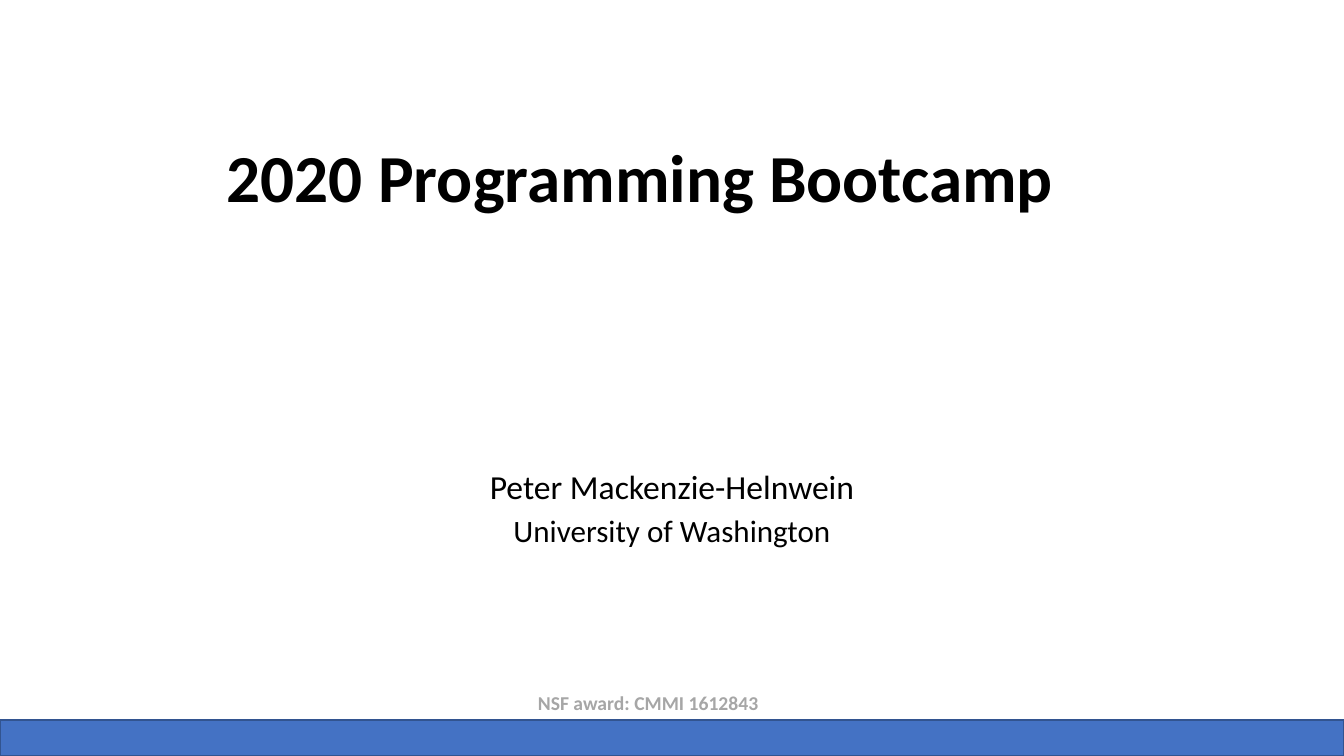
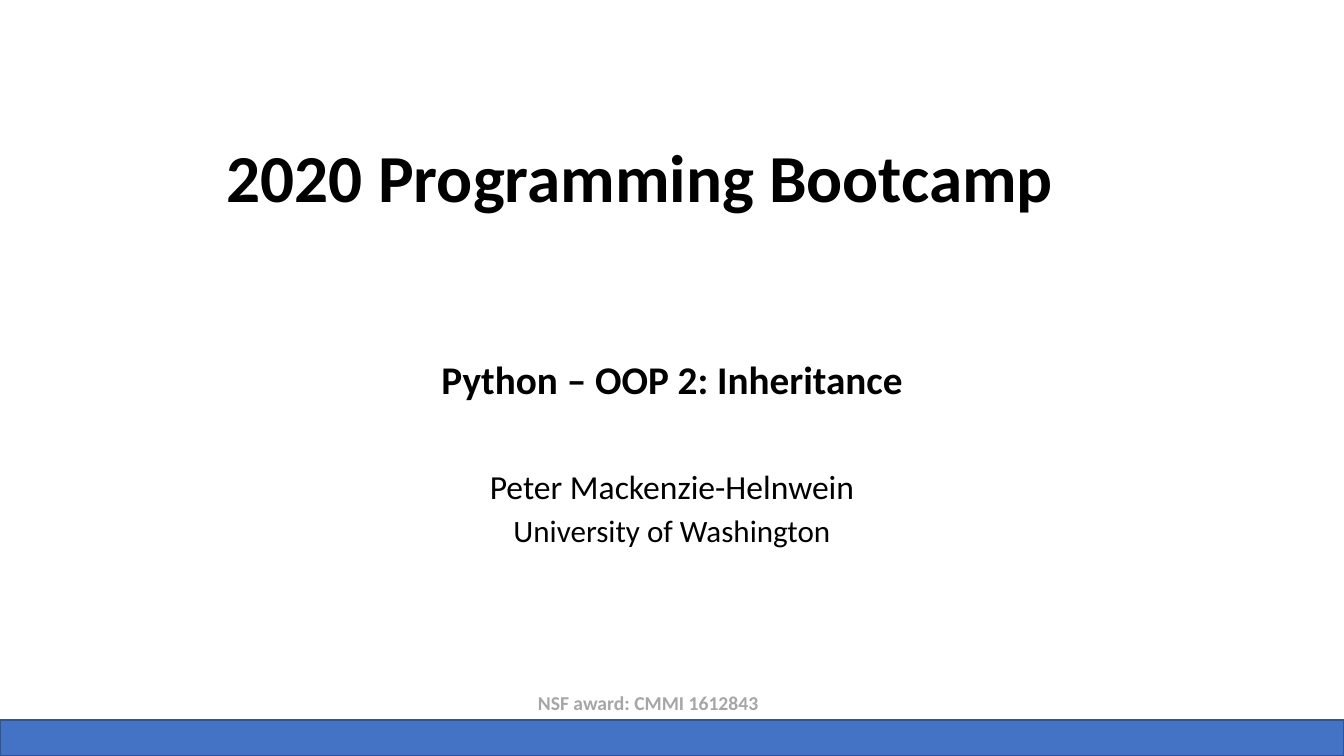
Before and after one commit to NHERI-SimCenter/SimCenterBootcamp2020, a slide deck: slide 20 of presentations/SimCenter Bootcamp Python.pptx. Drawn at 1344x756 pixels with LibreOffice and Linux fonts; fonts in the diff are those of the drawing; background and template pictures are left out. Boxes give left, top, right and bottom in pixels: in the first picture for what was removed or moved away, otherwise in the second. Text is boxed around its words. In the diff, an @@ line names an element or a change of style, - is before the commit and + after.

```diff
--- a/presentations/SimCenter Bootcamp Python.pptx
+++ b/presentations/SimCenter Bootcamp Python.pptx
@@ subtitle added at (x1=441, y1=366, x2=902, y2=400), 28 pt, text #000000, bold @@
+Python – OOP 2: Inheritance
```
Also in this commit, not shown: 2 other slides changed, 2 slides added, 6 other files.
